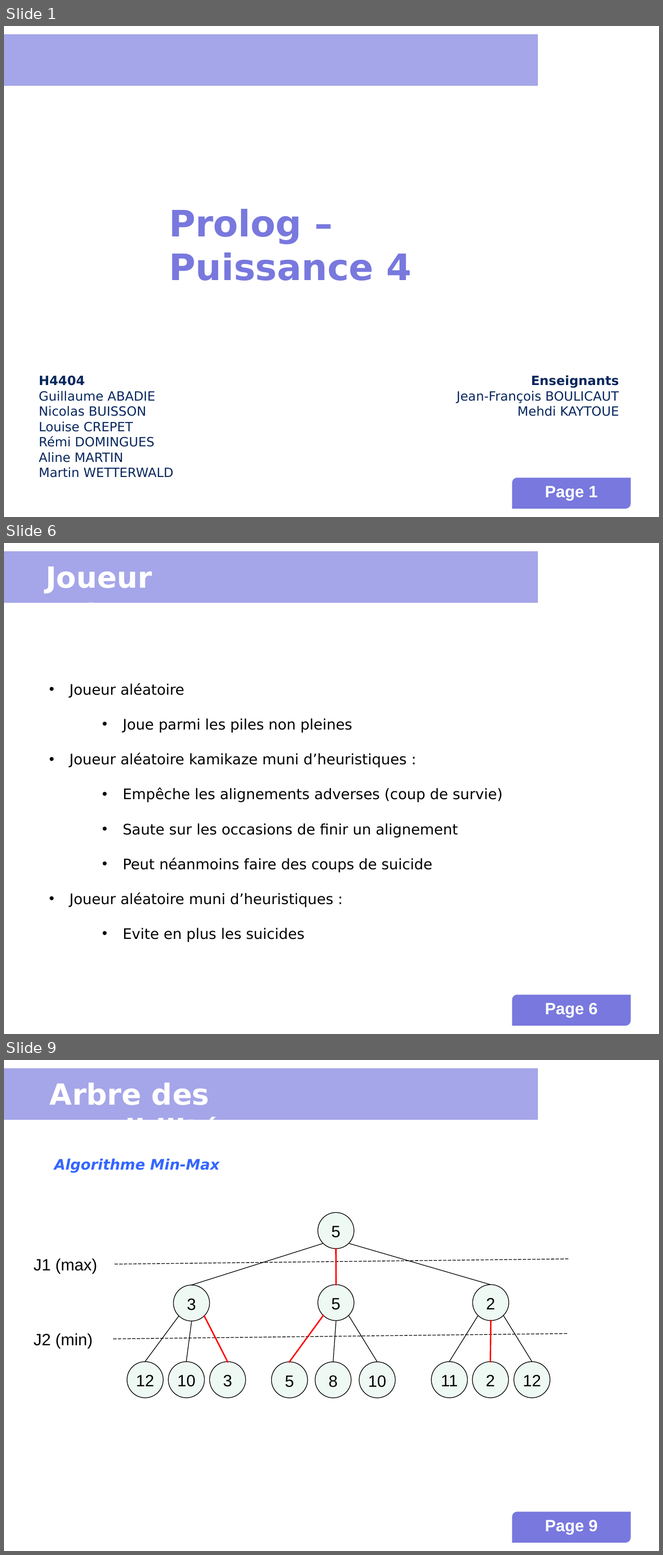
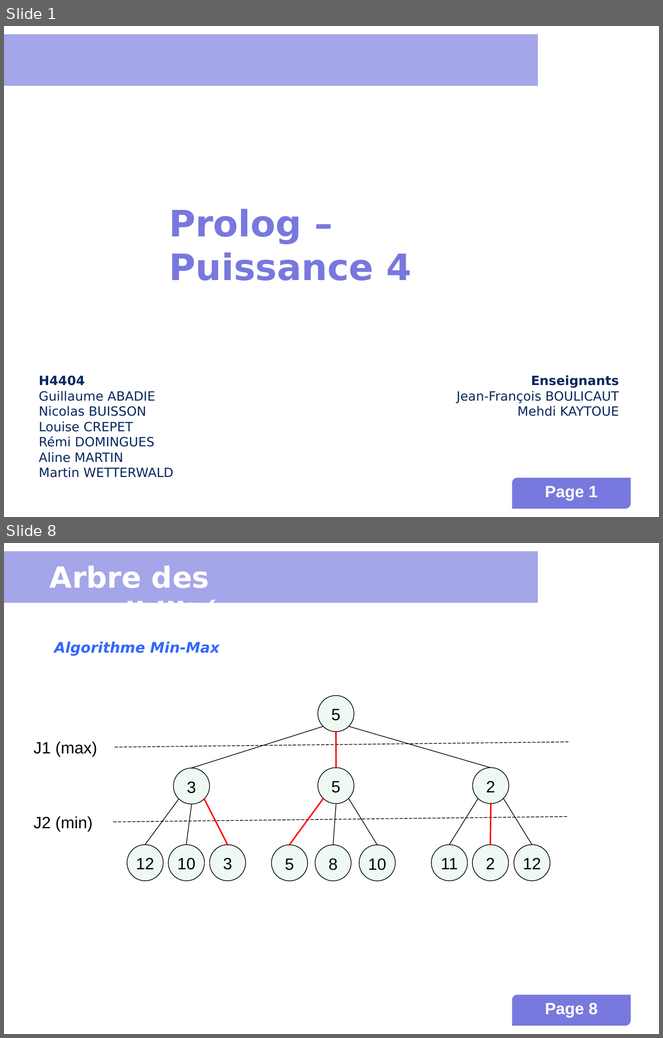
Before and after one commit to INSA-4IF-H4404-2013-2014/Connect-Four, a slide deck: presentation.ppt. Shown one above the other, each under a label of ours: slides 1, 6 and 9 before the commit, slides 1 and 8 after it; the slides between them are not shown. The pictures are 663x1555 and 663x1038 pixels, drawn with LibreOffice and Linux fonts; fonts in the diff are those of the drawing; background and template pictures are left out. Boxes give left, top, right and bottom in pixels: in the first picture for what was removed or moved away, otherwise in the second. Text is boxed around its words. In the diff, an @@ line names an element or a change of style, - is before the commit and + after.

```diff
--- a/presentation.ppt
+++ b/presentation.ppt
@@ slide 6 removed at [4, 543, 659, 1034], background #FFFFFF; not listed: 3 template elements that a slide beside it also shows @@
@@ text removed at [46, 566, 228, 603] @@
-Joueur autonomes
@@ text removed at [70, 683, 503, 942] @@
-• Joueur aléatoire
-  • Joue parmi les piles non pleines
-• Joueur aléatoire kamikaze muni d’heuristiques :
-  • Empêche les alignements adverses (coup de survie)
-  • Saute sur les occasions de finir un alignement
-  • Peut néanmoins faire des coups de suicide
-• Joueur aléatoire muni d’heuristiques :
-  • Evite en plus les suicides
@@ what was slide 9 is now slide 8 @@
@@ page number at [545, 1003, 598, 1018]: text changed @@
-Page 9
+Page 8
```
Also in this commit, not shown: 9 slides changed, 2 slides added, 3 other slides removed.
